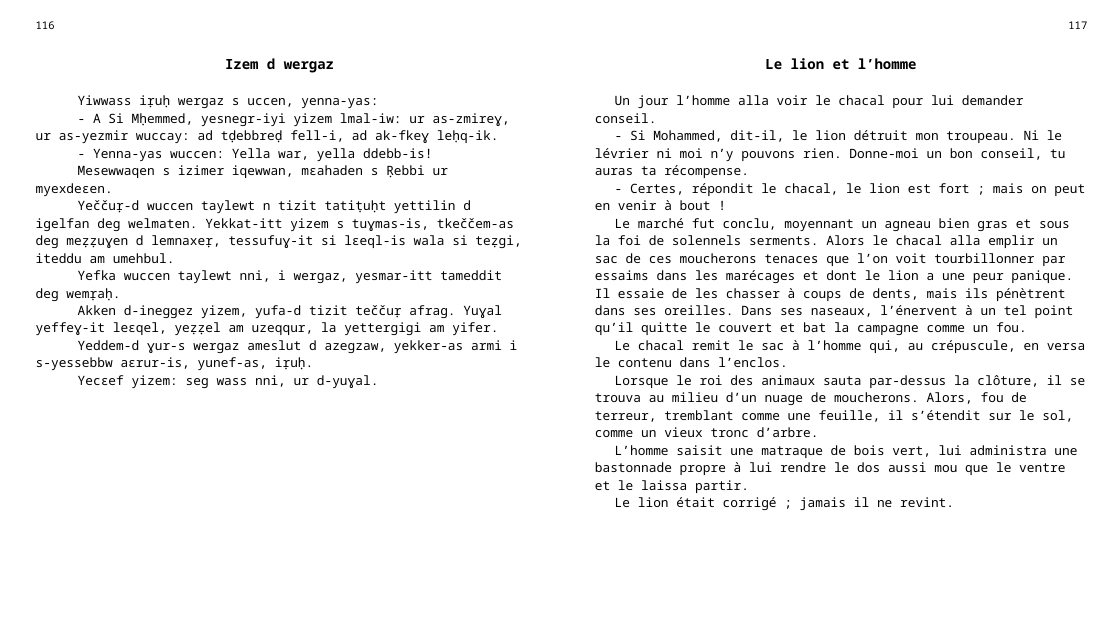
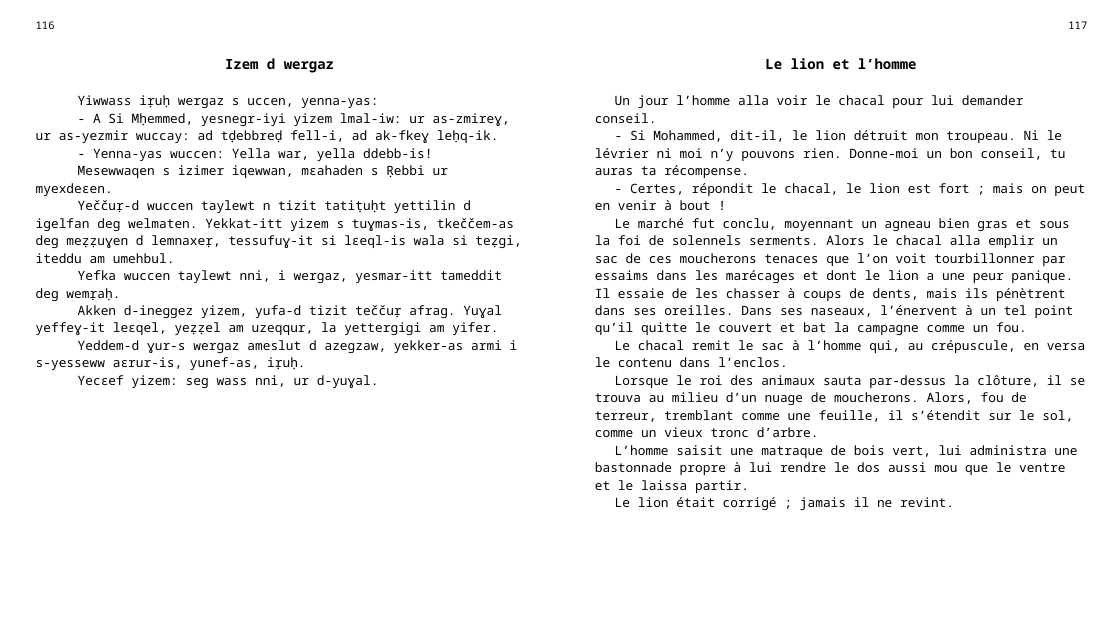
Before and after one commit to sferhah/tamacahut_n_wuccen, a slide deck: slide 43 of Uccen.ConsoleApp/uccen.pptx. Drawn at 1120x630 pixels with LibreOffice and Linux fonts; fonts in the diff are those of the drawing. Boxes give left, top, right and bottom in pixels: in the first picture for what was removed or moved away, otherwise in the second. Text is boxed around its words. In the diff, an @@ line names an element or a change of style, - is before the commit and + after.

```diff
--- a/Uccen.ConsoleApp/uccen.pptx
+++ b/Uccen.ConsoleApp/uccen.pptx
@@ table at [27, 13, 1096, 607] @@
-row 3, column 1: Yiwwass iṛuḥ wergaz s uccen, yenna-yas: / - A Si Mḥemmed, yesnegr-iyi yizem lmal-iw: ur as-zmireɣ, ur as-yezmir wuccay: ad tḍebbreḍ fell-i, ad ak-fkeɣ leḥq-ik. / - Yenna-yas wuccen: Yella war, yella ddebb-is! / Mesewwaqen s izimer iqewwan, mɛahaden s Ṛebbi ur myexdeɛen. / Yeččuṛ-d wuccen taylewt n tizit tatiṭuḥt yettilin d igelfan deg welmaten. Yekkat-itt yizem s tuɣmas-is, tkeččem-as deg meẓẓuɣen d lemnaxeṛ, tessufuɣ-it si lɛeql-is wala si teẓgi, iteddu am umehbul. / Yefka wuccen taylewt nni, i wergaz, yesmar-itt tameddit deg wemṛaḥ. / Akken d-ineggez yizem, yufa-d tizit teččuṛ afrag. Yuɣal yeffeɣ-it leɛqel, yeẓẓel am uzeqqur, la yettergigi am yifer. / Yeddem-d ɣur-s wergaz ameslut d azegzaw, yekker-as armi i s-yessebbw aɛrur-is, yunef-as, iṛuḥ. / Yecɛef yizem: seg wass nni, ur d-yuɣal.
+row 3, column 1: Yiwwass iṛuḥ wergaz s uccen, yenna-yas: / - A Si Mḥemmed, yesnegr-iyi yizem lmal-iw: ur as-zmireɣ, ur as-yezmir wuccay: ad tḍebbreḍ fell-i, ad ak-fkeɣ leḥq-ik. / - Yenna-yas wuccen: Yella war, yella ddebb-is! / Mesewwaqen s izimer iqewwan, mɛahaden s Ṛebbi ur myexdeɛen. / Yeččuṛ-d wuccen taylewt n tizit tatiṭuḥt yettilin d igelfan deg welmaten. Yekkat-itt yizem s tuɣmas-is, tkeččem-as deg meẓẓuɣen d lemnaxeṛ, tessufuɣ-it si lɛeql-is wala si teẓgi, iteddu am umehbul. / Yefka wuccen taylewt nni, i wergaz, yesmar-itt tameddit deg wemṛaḥ. / Akken d-ineggez yizem, yufa-d tizit teččuṛ afrag. Yuɣal yeffeɣ-it leɛqel, yeẓẓel am uzeqqur, la yettergigi am yifer. / Yeddem-d ɣur-s wergaz ameslut d azegzaw, yekker-as armi i s-yesseww aɛrur-is, yunef-as, iṛuḥ. / Yecɛef yizem: seg wass nni, ur d-yuɣal.
```
Also in this commit, not shown: 2 other slides changed, 1 other file.
